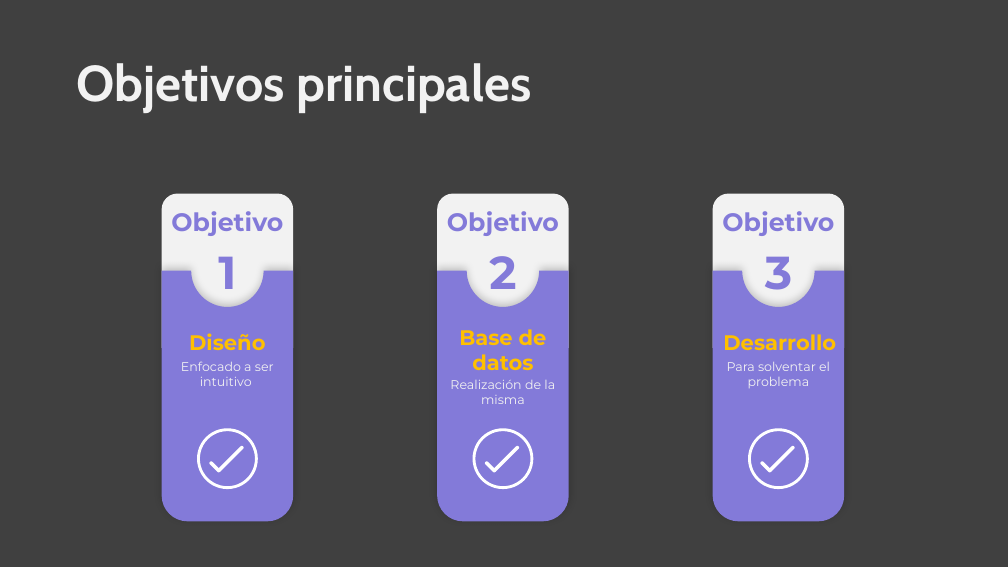
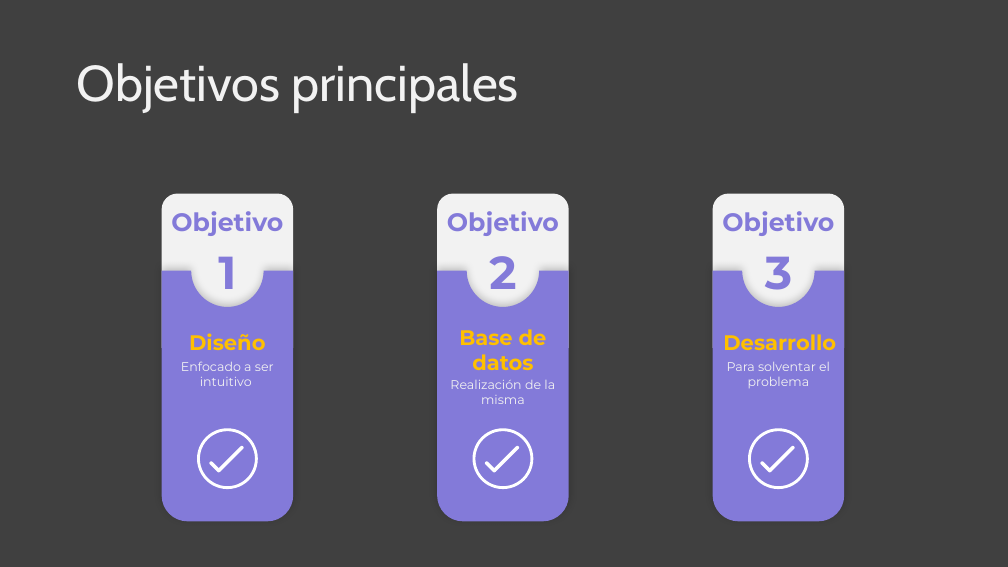
Before and after one commit to AndreaMendez09/TFG_Gestion_Alimentaria_Del_Hogar, a slide deck: slide 5 of Presentacion/Presentación.pptx (slide 4 before the commit). Drawn at 1008x567 pixels with LibreOffice and Linux fonts; fonts in the diff are those of the drawing. Boxes give left, top, right and bottom in pixels: in the first picture for what was removed or moved away, otherwise in the second. Text is boxed around its words. In the diff, an @@ line names an element or a change of style, - is before the commit and + after.

```diff
--- a/Presentacion/Presentación.pptx
+++ b/Presentacion/Presentación.pptx
@@ title "Objetivos principales" at <box>77,63,519,112</box>: bold off @@
```
Also in this commit, not shown: 5 other slides changed, 2 slides added, 7 other files.
